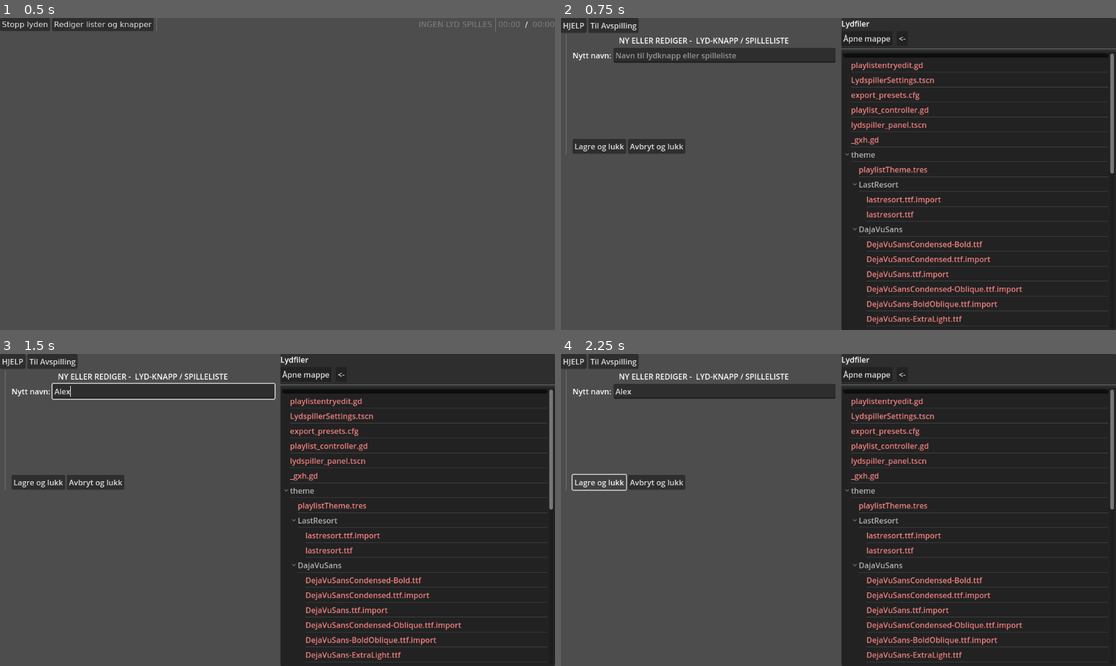
Above: before the commit, frames 1-4 (two rows, left to right).
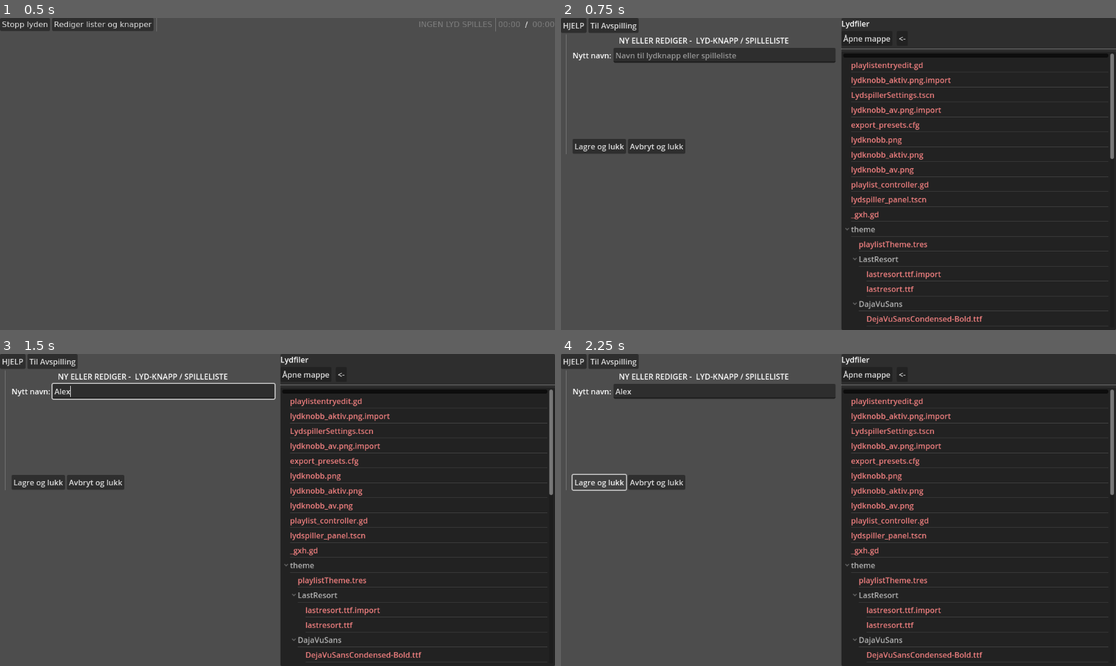
Above: after the commit, the same moments.

Repository: KvaGram/fotballklubb_music_app
Game: Godot game, scene res://lydspiller_panel.tscn
Two runs of this game, one before a commit and one after it. Both use one fixed random seed, a clock stepped at 60 frames per second and the inputs below.
Inputs (mouse positions are in pixels of both pictures, inside the frame that each line leads up to):
- Up to frame 1 (0.5 s): no input
- Up to frame 2 (0.75 s): click "Rediger lister og knapper" at 0.5 s
- Up to frame 3 (1.5 s): click (160, 391) at 1.27 s; type "Alex" at 1.35 s
- Up to frame 4 (2.25 s): click "Lagre og lukk" at 2 s

Frame 1 is identical in both runs. In frame 2, 3.4% of the frame differs, in the area x 51-100%, y 18-98%; in frame 3, 3.4%; in frame 4, 3.4%.

Commit message:
Add volume knob to playlist items

Diff:
--- a/LydspillerSettings.gd
+++ b/LydspillerSettings.gd
@@ -39,6 +39,10 @@
 	config.set_value("playlists", "lists", playlistdata)
 	config.set_value("lastused", "dir", currentPath)
 	config.save(_config_path)
+
+func onPlaystop(path:String, vol:int):
+	#%AudioStreamPlayer
+	pass #todo testplayer
 
 #Tree functions
 
@@ -124,8 +128,8 @@
 	for e in playlistdata.values():
 		var n:Node = playlistentryedit.instantiate()
 		var i = e.get("list_index", -1)
-		n.set_text(e.get("name", "unnamed list"), true)
-		n.setShowEdit(true)
+		n.set_mode(PlaylistEntry.ENTRYMODE.LISTENTRY)
+		n.set_text(e.get("name", "unnamed list"))
 		if(i < 0 or i > entries.size()):
 			entries.append(n) #in the event of indecies missing or out of range
 		elif entries[i]: #in case of indicies somehow overlapping
@@ -149,12 +153,13 @@
 
 func addListEntry(path:String):
 	var n:Node = playlistentryedit.instantiate()
-	n.set_text(path, true)
-	n.setShowEdit(false)
+	n.set_mode(PlaylistEntry.ENTRYMODE.AUDIOENTRY)
+	n.set_text(path)
 	n.set_index(%boxListContent.get_child_count())
 	%boxListContent.add_child(n)
 	n.delete.connect(onEditorDeleteListContent)
 	n.move.connect(onEditorMoveListContent)
+	n.playstop.connect(onPlaystop)
 
 func saveEditor():
 	if not isEditorNameValid():
@@ -171,16 +176,18 @@
 	if num < 1:
 		return #Can't save empty list
 	var list:Array[String] = []
+	var vol:Array[int] = []
 	for c in %boxListContent.get_children():
 		list.append(c.get_text())
-	var data = {"list" : list, "name" : listname}
+		vol.append(c.get_vol())
+	var data = {"list" : list, "name" : listname, "volume" : vol}
 	if playlistdata.has(listname):
 		playlistdata[listname].merge(data, true) #this preserves metadata if present
 	else:
 		playlistdata[listname] = data
 		var n:Node = playlistentryedit.instantiate()
-		n.set_text(listname, false)
-		n.setShowEdit(true)
+		n.set_mode(PlaylistEntry.ENTRYMODE.LISTENTRY)
+		n.set_text(listname)
 		n.set_index(%boxListElements.get_child_count())
 		%boxListElements.add_child(n)
 		n.move.connect(onMoveListElement)
--- a/LydspillerSettings.tscn
+++ b/LydspillerSettings.tscn
@@ -187,6 +187,9 @@
 Du kan også bruke en stream-deck eller annen extern ting eller app til å spille av lyder og spillelister. Dette gjøres med websocket protokoll med portnummer (UBESTEMT)
 "
 dialog_autowrap = true
+
+[node name="AudioStreamPlayer" type="AudioStreamPlayer" parent="."]
+unique_name_in_owner = true
 
 [connection signal="pressed" from="VBoxContainer/HSplitContainer/Panel/VBoxContainer/HBoxContainer/btnHelp" to="." method="_openHelp"]
 [connection signal="pressed" from="VBoxContainer/HSplitContainer/Panel/VBoxContainer/HBoxContainer/btnToPlay" to="." method="switchToPlayScene"]
--- a/playlistentryedit.gd
+++ b/playlistentryedit.gd
@@ -1,44 +1,59 @@
 extends MarginContainer
+class_name PlaylistEntry
 
 #Used for listing screen elements for editing, and playlist entries.
 
+enum ENTRYMODE {AUDIOENTRY=1, LISTENTRY=2}
+
 var _index:int
 var _text:String
-var _showEdit:bool
+var _mode:ENTRYMODE
+var _vol:int
 
 signal delete(index:int)
 signal edit(index:int)
 signal move(fromIndex:int, toIndex:int)
+signal playstop(path:String, volume_percent:int)
+#signal volume_changed(index:int, percent:int)
+
+func set_mode(newmode:ENTRYMODE):
+	_mode = newmode
+	%btnEdit.visible = _mode == ENTRYMODE.LISTENTRY
+	%PanelVolTest.visible = _mode == ENTRYMODE.AUDIOENTRY
 
 func set_index(index:int):
 	_index = index
 	%Index.text = "[%0d]"%[index+1] #UI counts from 1, internally count from 0
 	%SpinBoxIndex.value = index + 1
 
-func set_text(text:String, ispath:bool):
+func set_text(text:String):
 	_text = text
 	self.tooltip_text = text
-	if ispath:
+	if _mode == ENTRYMODE.AUDIOENTRY:
 		%Text.text = text.get_file().get_basename()
 	else:
 		%Text.text = text
+func set_vol(val:int):
+	_on_slid_vol_value_changed(val)
+	%slidVol.value = val
+func get_vol()->int:
+	return %slidVol.value
 
 func get_text()->String:
 	return _text
 
-func setShowEdit(val:bool):
-	_showEdit = val
-	%btnEdit.visible = val
-
-
 func _on_delete_pressed():
 	emit_signal("delete", _index)
-
 
 func _on_spin_box_index_value_changed(value):
 	var v:int = int(value -1)
 	emit_signal("move", _index, v)
 
-
 func _on_btn_edit_pressed():
 	emit_signal("edit", _index)
+
+func _on_btn_playstop_pressed():
+	emit_signal("playstop", _text, %slidVol.value)
+
+func _on_slid_vol_value_changed(value):
+	%txtVol.text = "%3d %" % [value]
--- a/playlistentryedit.tscn
+++ b/playlistentryedit.tscn
@@ -1,60 +1,106 @@
-[gd_scene load_steps=2 format=3 uid="uid://dsf7tou3a10bh"]
+[gd_scene load_steps=6 format=3 uid="uid://dsf7tou3a10bh"]
 
+[ext_resource type="Theme" uid="uid://djqyb0vxc86uq" path="res://theme/playlistTheme.tres" id="1_rgdap"]
 [ext_resource type="Script" path="res://playlistentryedit.gd" id="1_w275w"]
+[ext_resource type="Texture2D" uid="uid://b22l4od7200sk" path="res://lydknobb.png" id="2_yg7dn"]
+
+[sub_resource type="StyleBoxFlat" id="StyleBoxFlat_3sbw1"]
+bg_color = Color(0.278431, 0.72549, 0.905882, 1)
+
+[sub_resource type="StyleBoxFlat" id="StyleBoxFlat_wcyo2"]
+bg_color = Color(0.564706, 0.811765, 0.870588, 1)
 
 [node name="playlistentryedit" type="MarginContainer"]
 anchors_preset = 15
 anchor_right = 1.0
 anchor_bottom = 1.0
+offset_bottom = -587.0
 grow_horizontal = 2
 grow_vertical = 2
 size_flags_horizontal = 3
+theme = ExtResource("1_rgdap")
 script = ExtResource("1_w275w")
 
 [node name="Panel" type="Panel" parent="."]
 layout_mode = 2
 
-[node name="box" type="HBoxContainer" parent="."]
+[node name="contentbox" type="HBoxContainer" parent="."]
 layout_mode = 2
 
-[node name="HSeparator" type="HSeparator" parent="box"]
+[node name="HSeparator" type="HSeparator" parent="contentbox"]
 custom_minimum_size = Vector2(5, 0)
 layout_mode = 2
 
-[node name="SpinBoxIndex" type="SpinBox" parent="box"]
+[node name="SpinBoxIndex" type="SpinBox" parent="contentbox"]
 unique_name_in_owner = true
 layout_mode = 2
 step = -1.0
 
-[node name="Index" type="Label" parent="box"]
+[node name="Index" type="Label" parent="contentbox"]
 unique_name_in_owner = true
 visible = false
 layout_mode = 2
 size_flags_horizontal = 0
 text = "0"
 
-[node name="VSeparator" type="VSeparator" parent="box"]
+[node name="VSeparator" type="VSeparator" parent="contentbox"]
 layout_mode = 2
 size_flags_horizontal = 0
 
-[node name="Text" type="Label" parent="box"]
+[node name="Settingsbox" type="VBoxContainer" parent="contentbox"]
+layout_mode = 2
+
+[node name="PanelNameEdit" type="HBoxContainer" parent="contentbox/Settingsbox"]
+layout_mode = 2
+
+[node name="Text" type="Label" parent="contentbox/Settingsbox/PanelNameEdit"]
 unique_name_in_owner = true
 layout_mode = 2
 size_flags_horizontal = 3
 text = "fil eller element navn"
 
-[node name="btnEdit" type="Button" parent="box"]
+[node name="btnEdit" type="Button" parent="contentbox/Settingsbox/PanelNameEdit"]
 unique_name_in_owner = true
 layout_mode = 2
 size_flags_horizontal = 8
 text = "Rediger"
 
-[node name="Delete" type="Button" parent="box"]
+[node name="Delete" type="Button" parent="contentbox/Settingsbox/PanelNameEdit"]
 layout_mode = 2
 size_flags_horizontal = 8
 theme_override_colors/font_color = Color(1, 0, 0, 1)
 text = "X"
 
-[connection signal="value_changed" from="box/SpinBoxIndex" to="." method="_on_spin_box_index_value_changed"]
-[connection signal="pressed" from="box/btnEdit" to="." method="_on_btn_edit_pressed"]
-[connection signal="pressed" from="box/Delete" to="." method="_on_delete_pressed"]
+[node name="PanelVolTest" type="HBoxContainer" parent="contentbox/Settingsbox"]
+unique_name_in_owner = true
+layout_mode = 2
+
+[node name="Label" type="Label" parent="contentbox/Settingsbox/PanelVolTest"]
+layout_mode = 2
+text = "Lydspor volum"
+
+[node name="txtVol" type="Label" parent="contentbox/Settingsbox/PanelVolTest"]
+unique_name_in_owner = true
+layout_mode = 2
+text = "100%"
+
+[node name="slidVol" type="HSlider" parent="contentbox/Settingsbox/PanelVolTest"]
+unique_name_in_owner = true
+custom_minimum_size = Vector2(150, 0)
+layout_mode = 2
+size_flags_horizontal = 3
+size_flags_vertical = 1
+theme_override_icons/grabber = ExtResource("2_yg7dn")
+theme_override_styles/grabber_area = SubResource("StyleBoxFlat_3sbw1")
+theme_override_styles/grabber_area_highlight = SubResource("StyleBoxFlat_wcyo2")
+value = 50.0
+
+[node name="btnPlaystop" type="Button" parent="contentbox/Settingsbox/PanelVolTest"]
+layout_mode = 2
+text = "▶/■"
+
+[connection signal="value_changed" from="contentbox/SpinBoxIndex" to="." method="_on_spin_box_index_value_changed"]
+[connection signal="pressed" from="contentbox/Settingsbox/PanelNameEdit/btnEdit" to="." method="_on_btn_edit_pressed"]
+[connection signal="pressed" from="contentbox/Settingsbox/PanelNameEdit/Delete" to="." method="_on_delete_pressed"]
+[connection signal="value_changed" from="contentbox/Settingsbox/PanelVolTest/slidVol" to="." method="_on_slid_vol_value_changed"]
+[connection signal="pressed" from="contentbox/Settingsbox/PanelVolTest/btnPlaystop" to="." method="_on_btn_playstop_pressed"]
--- a/theme/playlistTheme.tres
+++ b/theme/playlistTheme.tres
@@ -1,6 +1,9 @@
-[gd_resource type="Theme" load_steps=9 format=3 uid="uid://djqyb0vxc86uq"]
+[gd_resource type="Theme" load_steps=14 format=3 uid="uid://djqyb0vxc86uq"]
 
 [ext_resource type="FontFile" uid="uid://drhg6u0u4ltc5" path="res://theme/DajaVuSans/DejaVuSans.ttf" id="1_as7jy"]
+[ext_resource type="Texture2D" uid="uid://b22l4od7200sk" path="res://lydknobb.png" id="2_thiwh"]
+[ext_resource type="Texture2D" uid="uid://chgqtsxf5u1uj" path="res://lydknobb_av.png" id="3_bxbiu"]
+[ext_resource type="Texture2D" uid="uid://cvggdpehbc5dq" path="res://lydknobb_aktiv.png" id="4_gifrb"]
 
 [sub_resource type="StyleBoxFlat" id="StyleBoxFlat_rsxhl"]
 content_margin_left = 4.0
@@ -71,6 +74,12 @@
 corner_radius_bottom_left = 3
 corner_detail = 5
 
+[sub_resource type="StyleBoxFlat" id="StyleBoxFlat_2q4ht"]
+bg_color = Color(0, 0.67451, 0.760784, 1)
+
+[sub_resource type="StyleBoxFlat" id="StyleBoxFlat_580j4"]
+bg_color = Color(0, 0.635294, 0.952941, 1)
+
 [sub_resource type="StyleBoxFlat" id="StyleBoxFlat_hdgly"]
 bg_color = Color(0, 0.482353, 0.231373, 1)
 
@@ -100,7 +109,16 @@
 Button/styles/hover = SubResource("StyleBoxFlat_53qg3")
 Button/styles/normal = SubResource("StyleBoxFlat_d6mno")
 Button/styles/pressed = SubResource("StyleBoxFlat_mhvxc")
+HSlider/icons/grabber = ExtResource("2_thiwh")
+HSlider/icons/grabber_disabled = ExtResource("3_bxbiu")
+HSlider/icons/grabber_highlight = ExtResource("4_gifrb")
+HSlider/styles/grabber_area = SubResource("StyleBoxFlat_2q4ht")
+HSlider/styles/grabber_area_highlight = SubResource("StyleBoxFlat_580j4")
 Label/fonts/font = ExtResource("1_as7jy")
 LinkButton/fonts/font = ExtResource("1_as7jy")
+MarginContainer/constants/margin_bottom = 5
+MarginContainer/constants/margin_left = 5
+MarginContainer/constants/margin_right = 5
+MarginContainer/constants/margin_top = 5
 Panel/styles/panel = SubResource("StyleBoxFlat_hdgly")
 ScrollContainer/styles/panel = SubResource("StyleBoxFlat_o66wq")
Binary file added: lydknobb.png
Not shown, added: lydknobb.png.import
Binary file added: lydknobb_aktiv.png
Not shown, added: lydknobb_aktiv.png.import
Binary file added: lydknobb_av.png
Not shown, added: lydknobb_av.png.import
